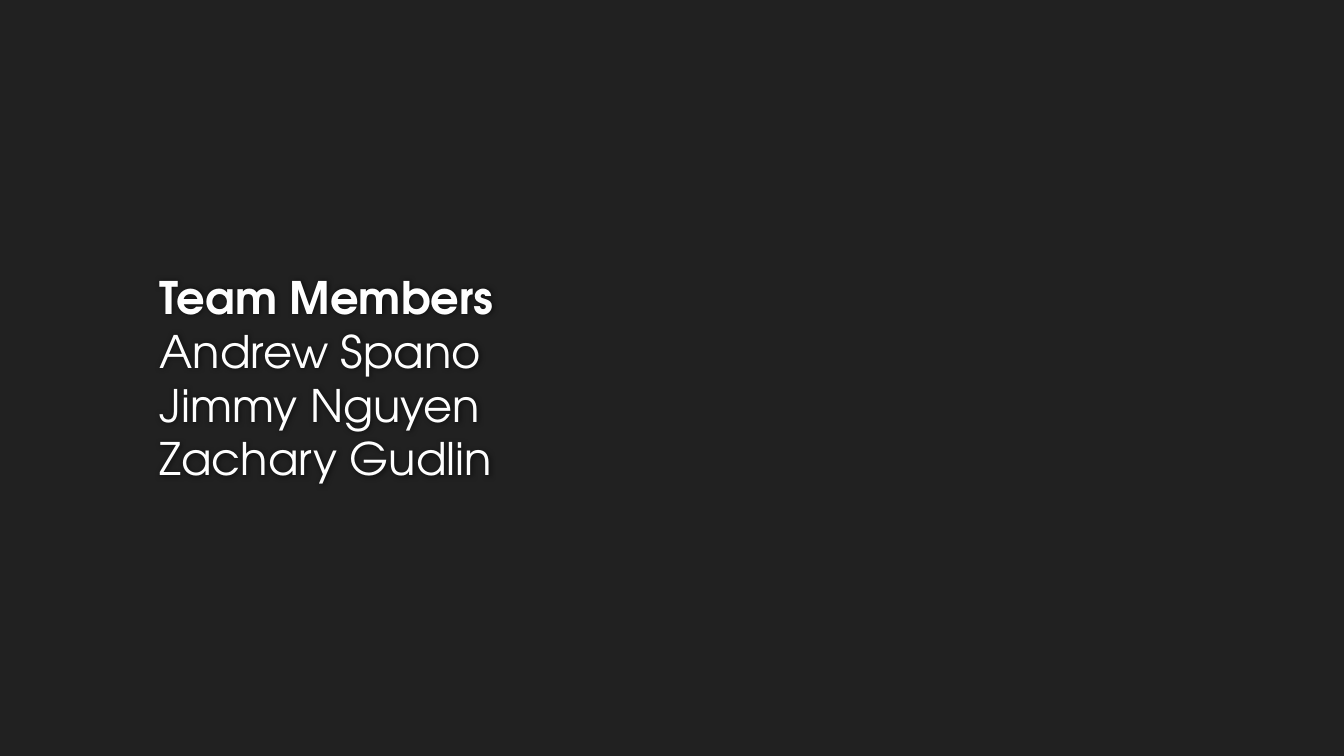
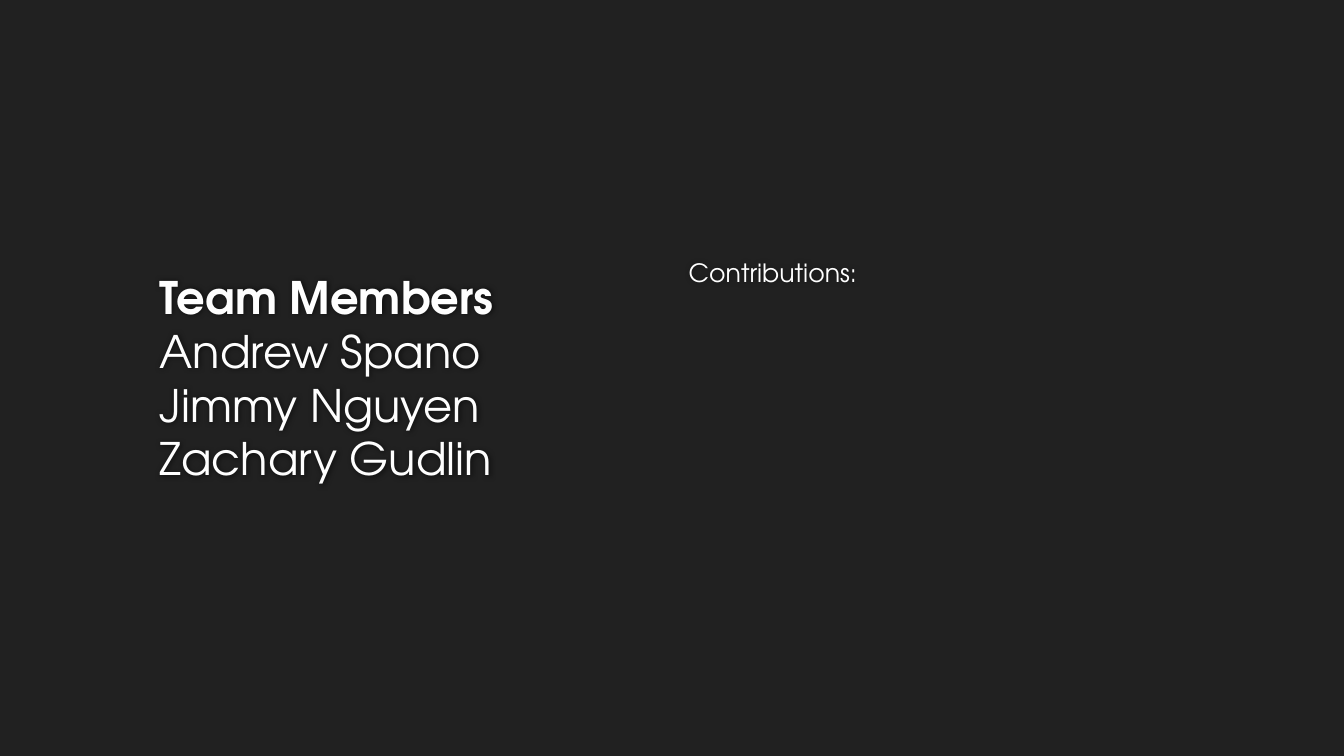
Before and after one commit to recursor94/CSC-380-Project, a slide deck: slide 3 of CSC380 Final Presentation.pptx. Drawn at 1344x756 pixels with LibreOffice and Linux fonts; fonts in the diff are those of the drawing; background and template pictures are left out. Boxes give left, top, right and bottom in pixels: in the first picture for what was removed or moved away, otherwise in the second. Text is boxed around its words. In the diff, an @@ line names an element or a change of style, - is before the commit and + after.

Commit message:
ppt update

```diff
--- a/CSC380 Final Presentation.pptx
+++ b/CSC380 Final Presentation.pptx
@@ text added at bbox=[689, 263, 857, 283], 18 pt, text #FFFFFF @@
+Contributions:
```
Also in this commit, not shown: 5 slides added, 1 slide removed, 1 other file.
